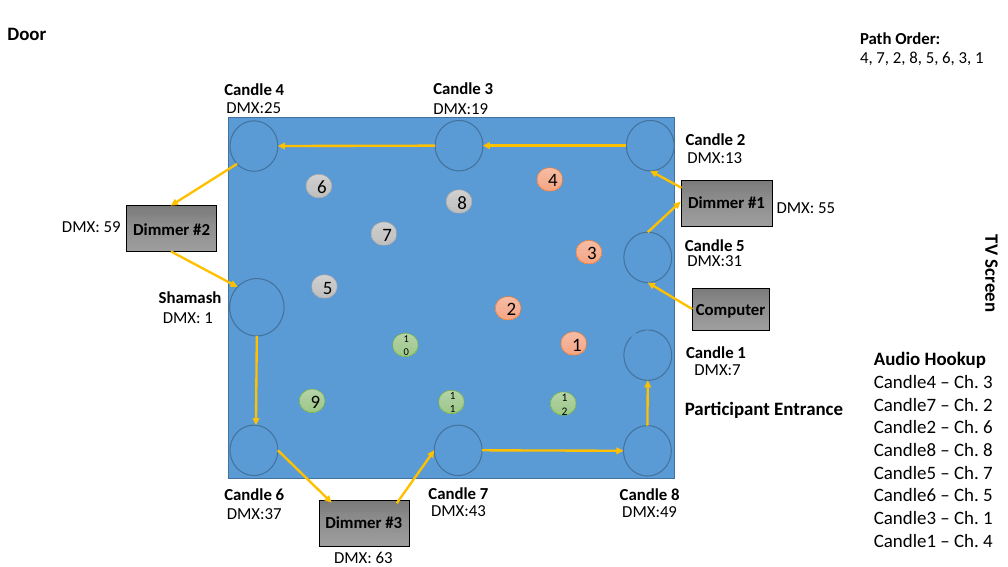
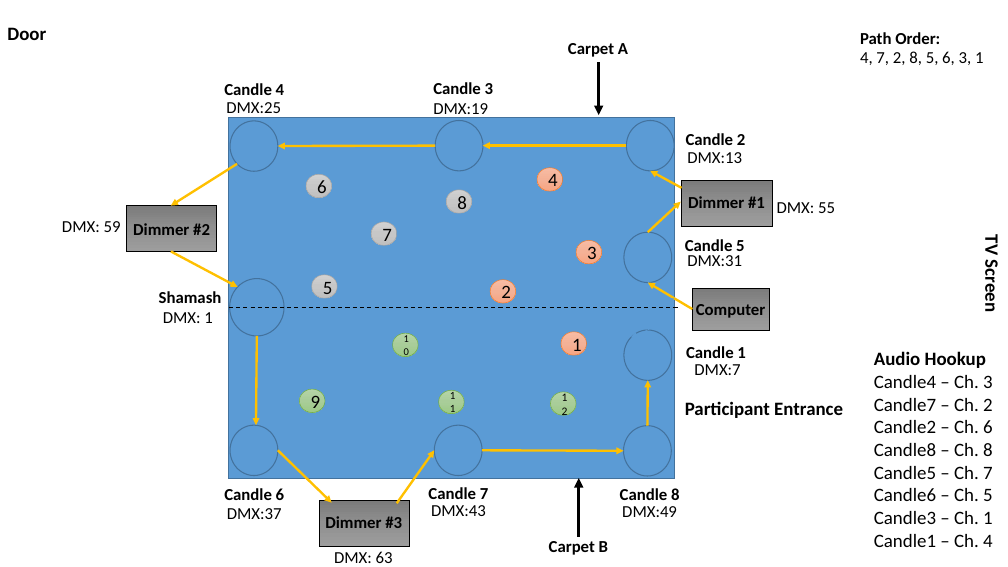
Before and after one commit to mmandel/8Nights2, a slide deck: slide 1 of docs/8Nights2_Lights_Setup.pptx. Drawn at 1008x567 pixels with LibreOffice and Linux fonts; fonts in the diff are those of the drawing. Boxes give left, top, right and bottom in pixels: in the first picture for what was removed or moved away, otherwise in the second. Text is boxed around its words. In the diff, an @@ line names an element or a change of style, - is before the commit and + after.

```diff
--- a/docs/8Nights2_Lights_Setup.pptx
+++ b/docs/8Nights2_Lights_Setup.pptx
@@ text added at box(568, 43, 628, 57), 16 pt, text #000000, bold @@
+Carpet A
@@ arrow added from (599, 62) to (599, 115), #000000 3 pt @@
@@ ellipse "2": place and size @@
-ellipse "2" at box(495, 296, 521, 320)
+ellipse "2" at box(490, 280, 516, 303)
@@ line added from (675, 298) to (563, 330), #5B9BD5 0.5 pt @@
@@ line added from (229, 307) to (679, 307), #000000 1 pt dashed @@
@@ arrow added from (579, 537) to (579, 478), #000000 3 pt @@
@@ text added at box(549, 541, 608, 555), 16 pt, text #000000, bold @@
+Carpet B
```
Also in this commit, not shown: 1 slide removed, 6 other files.
